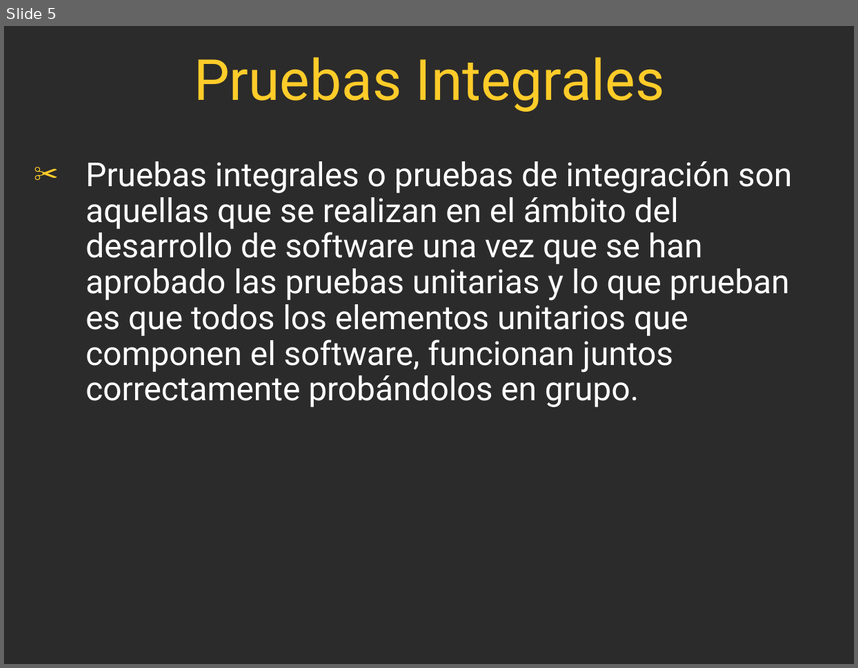
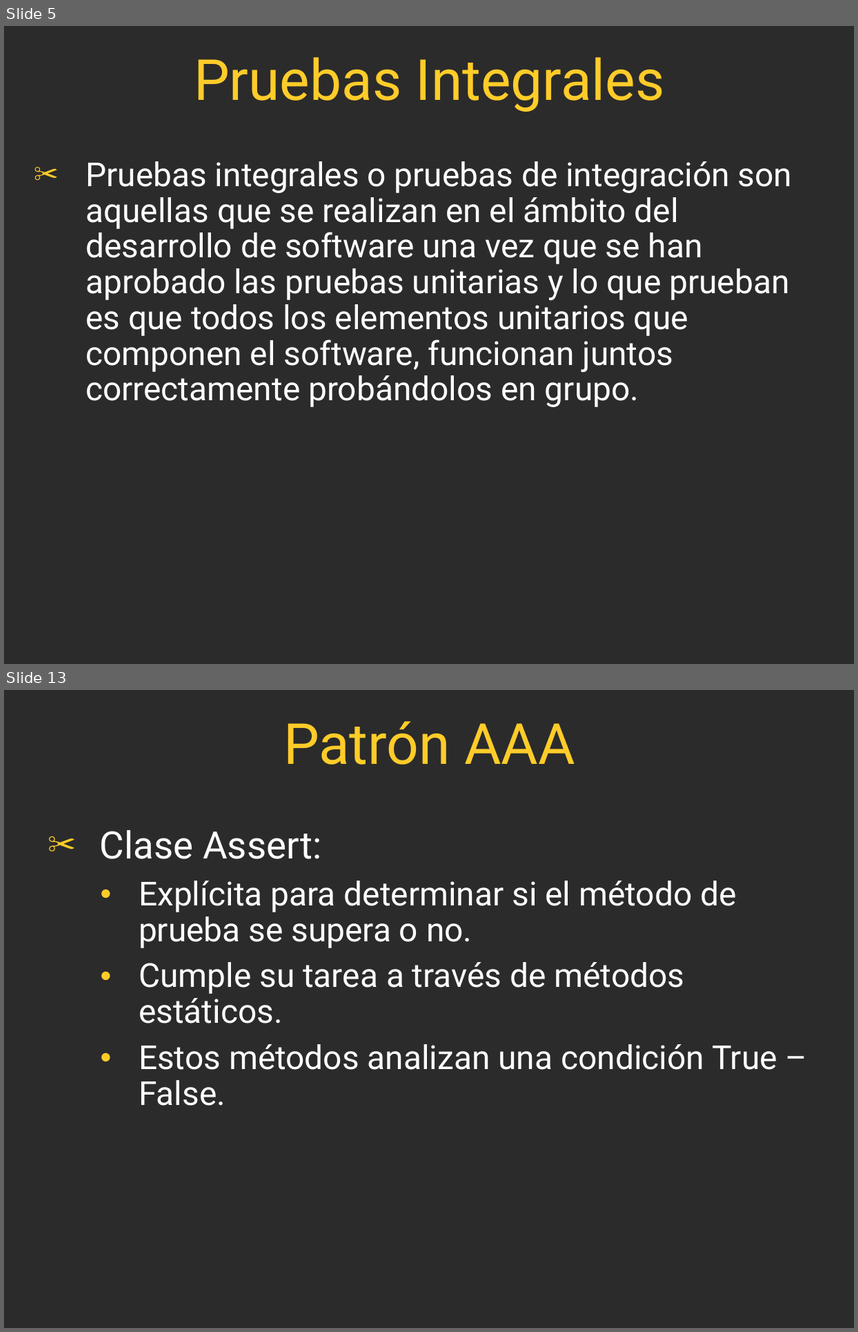
Before and after one commit to FedeDavila1984/utn_prog_y_lab_II, a slide deck: PPTs/ProgramacionII_Clase_16-2017.ppt. Shown one above the other, each under a label of ours: slide 5 before the commit, slides 5 and 13 after it; the slides between them are not shown. The pictures are 858x668 and 858x1332 pixels, drawn with LibreOffice and Linux fonts; fonts in the diff are those of the drawing; background and template pictures are left out; a plain dark background stands for a picture behind light text. Boxes give left, top, right and bottom in pixels: in the first picture for what was removed or moved away, otherwise in the second. Text is boxed around its words. In the diff, an @@ line names an element or a change of style, - is before the commit and + after.

Commit message:
Clase 16

```diff
--- a/PPTs/ProgramacionII_Clase_16-2017.ppt
+++ b/PPTs/ProgramacionII_Clase_16-2017.ppt
@@ slide 13 added at <box>4,690,854,1328</box>, background picture (left out) @@
@@ title added at <box>283,721,575,765</box>, 48 pt, text #FFCC29 @@
+Patrón AAA
@@ text added at <box>100,830,777,1105</box>, 28 pt, text #FFFFFF @@
+✂ Clase Assert:
+  ● Explícita para determinar si el método de prueba se supera o no.
+  ● Cumple su tarea a través de métodos estáticos.
+  ● Estos métodos analizan una condición True – False.
```
Also in this commit, not shown: 3 slides changed, 9 other slides added, 41 other files.
